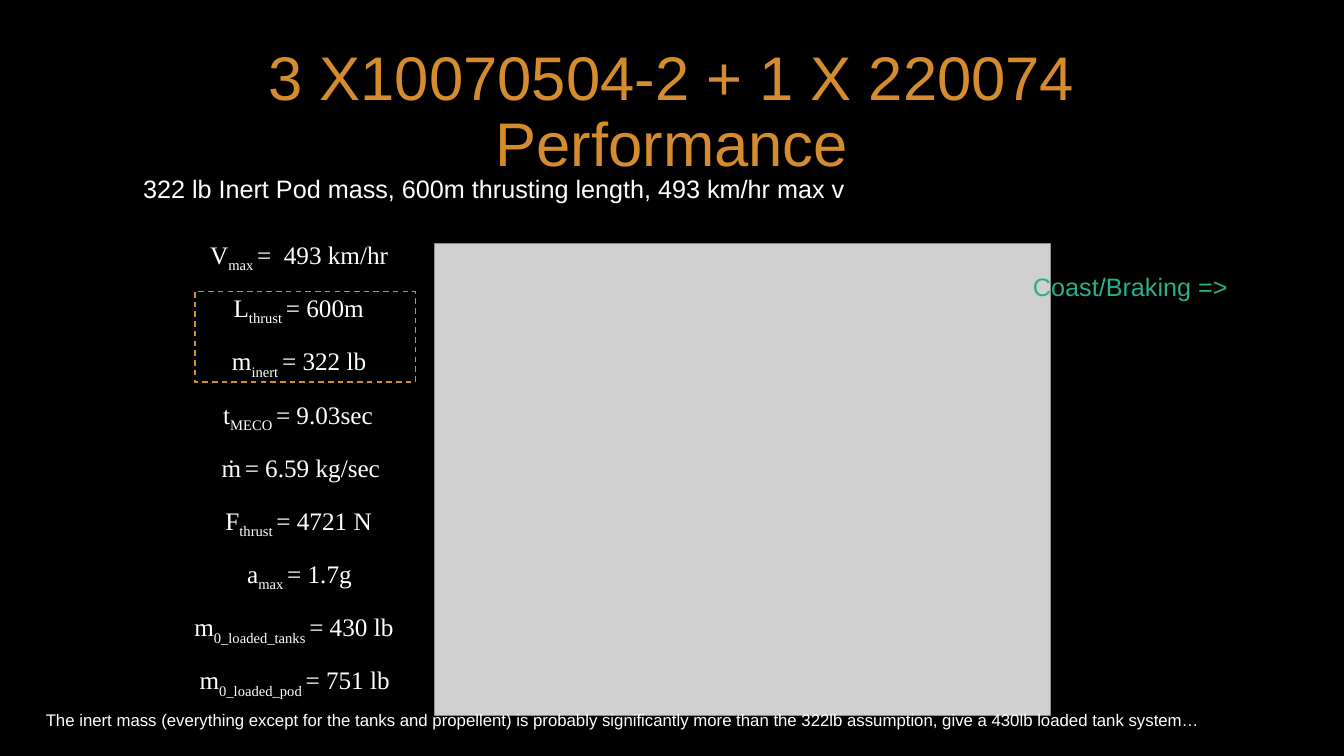
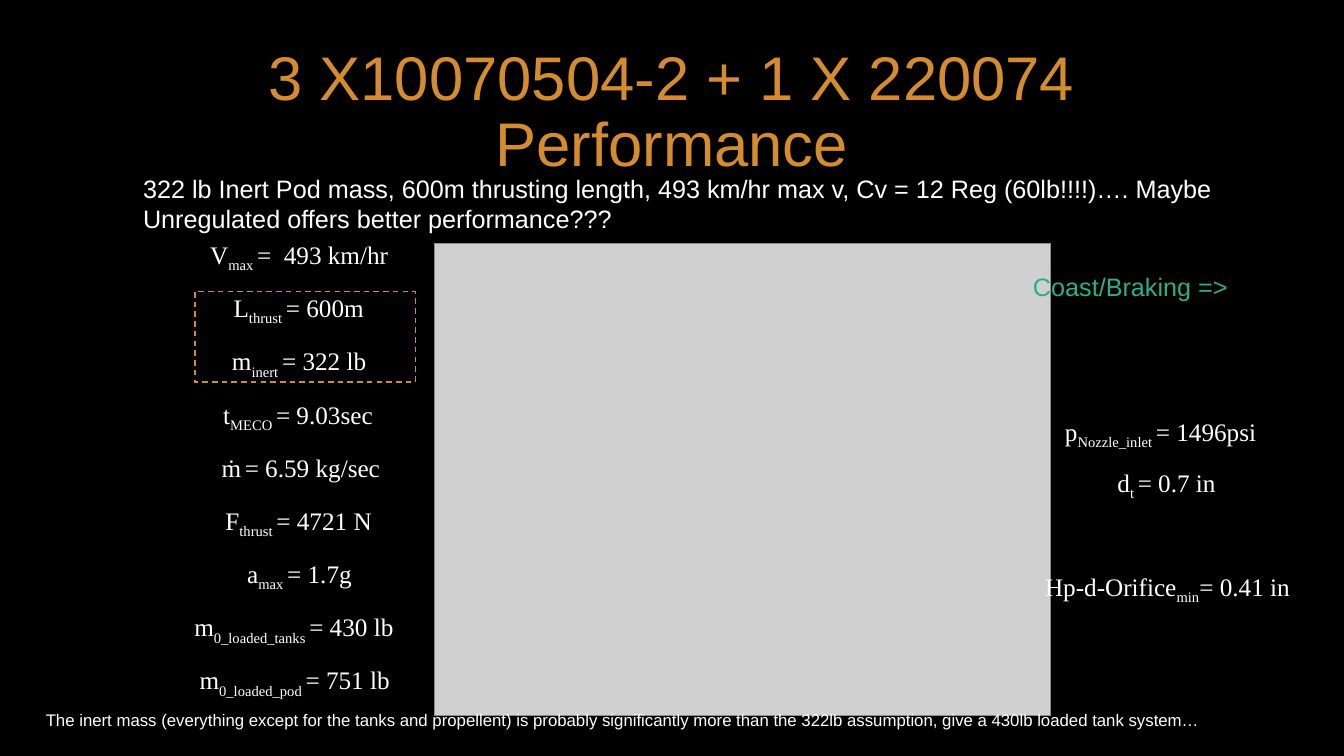
Before and after one commit to Kent1701/Cal_Poly_SLO_Hyperloop_Propulsion_2019_2020, a slide deck: slide 14 of Presentations/CDR_Prop.pptx. Drawn at 1344x756 pixels with LibreOffice and Linux fonts; fonts in the diff are those of the drawing; grey boxes stand for pictures. Boxes give left, top, right and bottom in pixels: in the first picture for what was removed or moved away, otherwise in the second. Text is boxed around its words. In the diff, an @@ line names an element or a change of style, - is before the commit and + after.

```diff
--- a/Presentations/CDR_Prop.pptx
+++ b/Presentations/CDR_Prop.pptx
@@ text at bbox=[143, 179, 1212, 234]: text changed @@
-322 lb Inert Pod mass, 600m thrusting length, 493 km/hr max v
+322 lb Inert Pod mass, 600m thrusting length, 493 km/hr max v, Cv = 12 Reg (60lb!!!!)…. Maybe Unregulated offers better performance???
@@ text added at bbox=[1078, 424, 1256, 449], 18 pt, text #FFFFFF @@
+pNozzle_inlet = 1496psi
@@ text added at bbox=[1158, 475, 1216, 493], 18 pt, text #FFFFFF @@
+dt = 0.7 in
@@ text added at bbox=[1045, 576, 1290, 602], 18 pt, text #FFFFFF @@
+Hp-d-Orificemin= 0.41 in
```
Also in this commit, not shown: 2 other slides changed, 4 other files.
